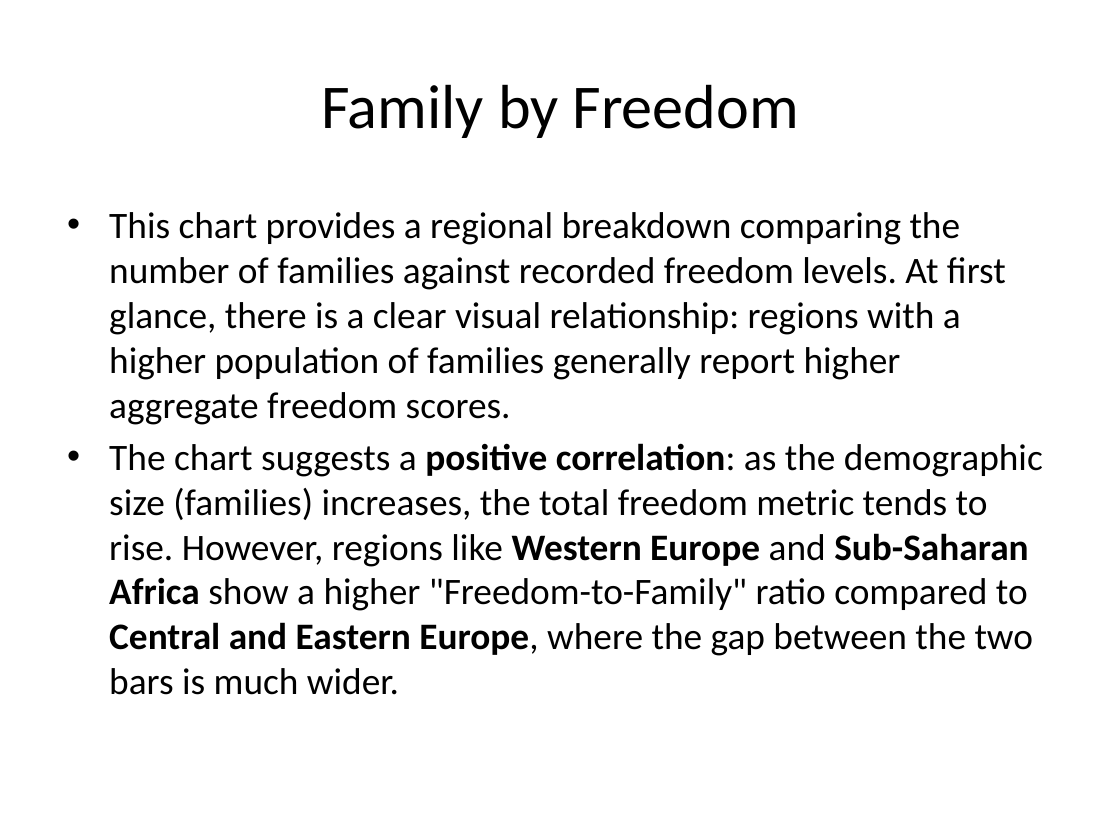
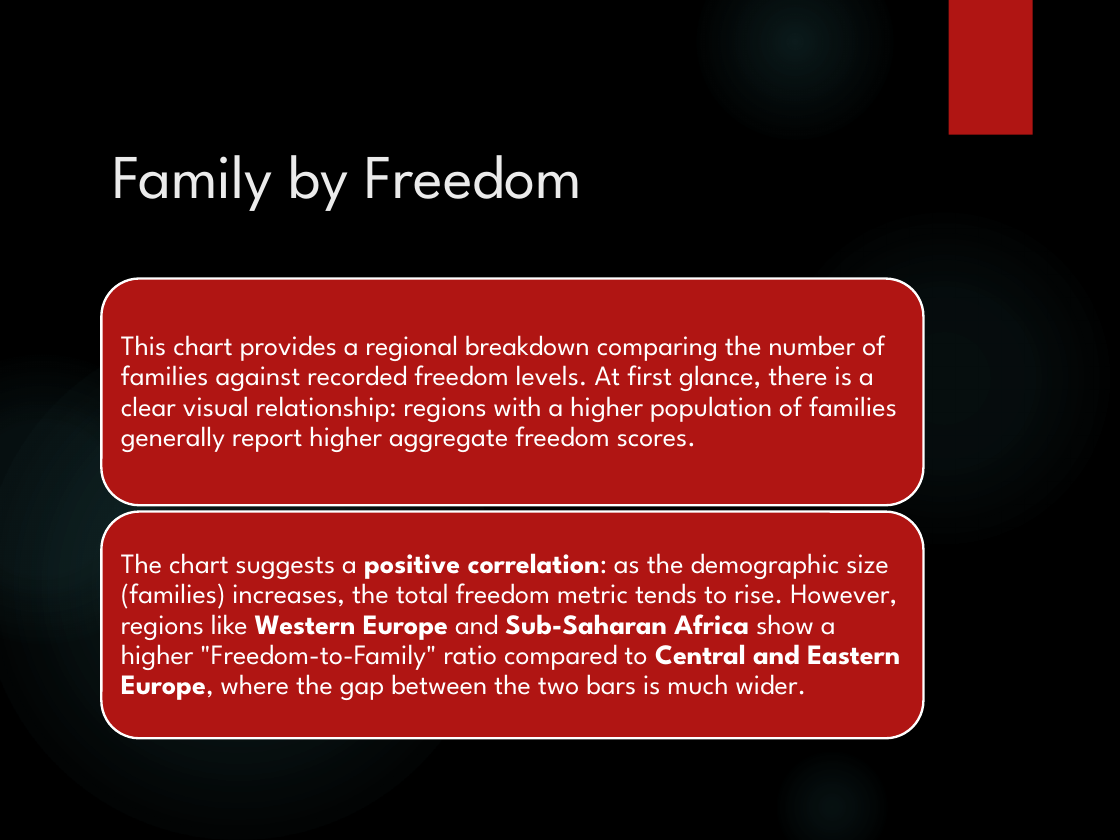
Before and after one commit to EvMiga/World-Happiness-Analysis, a slide deck: slide 16 of Happiness_Dashboard_Analysis.pptx. Drawn at 1120x840 pixels with LibreOffice and Linux fonts; fonts in the diff are those of the drawing; background and template pictures are left out. Boxes give left, top, right and bottom in pixels: in the first picture for what was removed or moved away, otherwise in the second. Text is boxed around its words. In the diff, an @@ line names an element or a change of style, - is before the commit and + after.

```diff
--- a/Happiness_Dashboard_Analysis.pptx
+++ b/Happiness_Dashboard_Analysis.pptx
@@ background #FFFFFF to picture (left out) @@
@@ ellipse added at (697,0,893,140), fill gradient #50B9C1 @@
@@ rectangle added at (949,0,1033,134), fill #B01513 @@
@@ title "Family by Freedom": place and size @@
-title "Family by Freedom" at (321,84,798,138)
+title "Family by Freedom" at (113,155,583,211)
@@ title "Family by Freedom" at (113,155,583,211): font Calibri to League Spartan, text colour #000000 to #EBEBEB; alignment centre to left; vertical alignment middle to top @@
@@ ellipse added at (772,205,1117,550), fill gradient #50B9C1 @@
@@ text at (109,212,1006,425): paragraph removed @@
-• This chart provides a regional breakdown comparing the number of families against recorded freedom levels. At first glance, there is a clear visual relationship: regions with a higher population of families generally report higher aggregate freedom scores.
@@ rounded rectangle added at (102,279,924,505), fill #B01513, outline #FFFFFF 1.5 pt @@
@@ ellipse added at (0,327,494,840), fill gradient #50B9C1 @@
@@ ellipse added at (0,355,186,644), fill gradient #50B9C1 @@
@@ text added at (121,335,897,452), 18 pt, text #FFFFFF @@
+This chart provides a regional breakdown comparing the number of families against recorded freedom levels. At first glance, there is a clear visual relationship: regions with a higher population of families generally report higher aggregate freedom scores.
@@ rounded rectangle added at (102,512,924,738), fill #B01513, outline #FFFFFF 1.5 pt @@
@@ text "The chart suggests a positive ...": place and size @@
-text "The chart suggests a positive ..." at (109,212,1043,695)
+text "The chart suggests a positive ..." at (121,553,900,700)
@@ text "The chart suggests a positive ..." at (121,553,900,700): size 24 to 18 pt, font Calibri to League Spartan, text colour #000000 to #FFFFFF; bullet • to none; line spacing 1 to 0.9; more space between paragraphs; vertical alignment top to middle @@
@@ ellipse added at (772,747,893,840), fill gradient #50B9C1 @@
```
Also in this commit, not shown: 15 other slides changed, 4 slides added, 4 slides removed.
